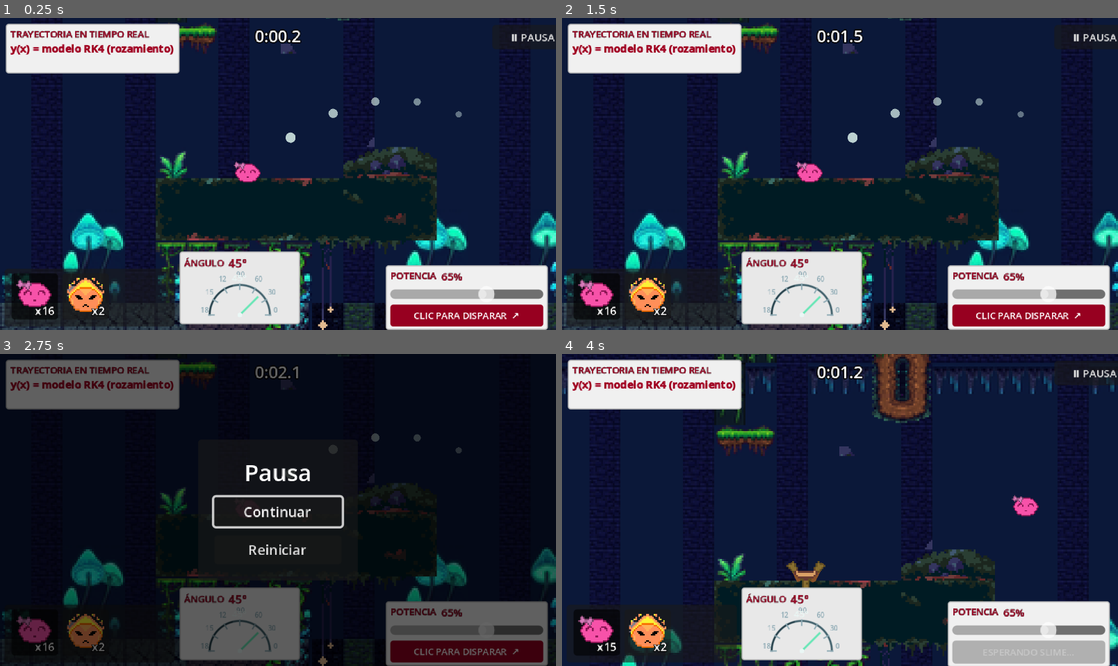
Above: before the commit, frames 1-4 (two rows, left to right).
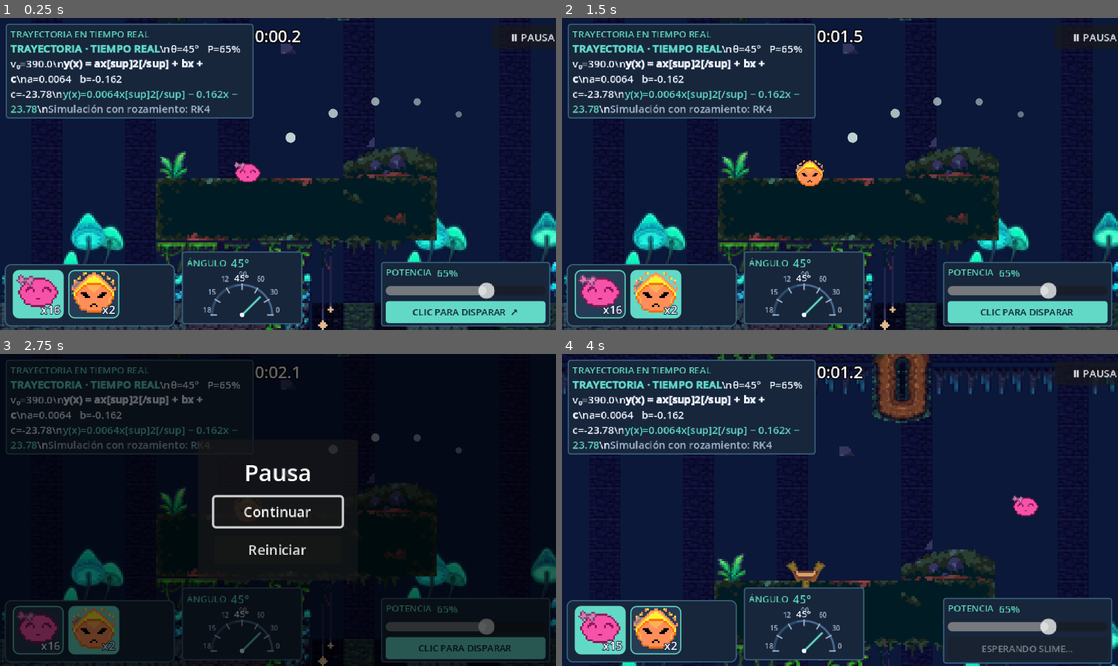
Above: after the commit, the same moments.

Repository: Navarro0k/Slimeterra
Game: Godot game, scene res://Scenes/Levels/jungleLevel.tscn
Same seed, same stepped clock (60 frames per second), same inputs: the game is played once before the commit and once after it.
Inputs:
- Up to frame 1 (0.25 s): no input
- Up to frame 2 (1.5 s): click "x16" at 0.5 s; click "x2" at 1.25 s
- Up to frame 3 (2.75 s): click "Ⅱ PAUSA" at 2 s
- Up to frame 4 (4 s): click "Reiniciar" at 2.75 s; click "CLIC PARA DISPARAR ↗" at 3.5 s

The runs differ from the first frame. In frame 1, 24% of the frame differs, in the area x 0-99%, y 1-100%; in frame 2, 24%; in frame 3, 19%; in frame 4, 25%.

Commit message:
update hud shoot v2

Diff:
--- a/Scenes/UI/SlimeSelectorUI.tscn
+++ b/Scenes/UI/SlimeSelectorUI.tscn
@@ -3,7 +3,7 @@
 [ext_resource type="Script" uid="uid://gfs5t72cfxht" path="res://Scripts/slime_selector_ui.gd" id="1_ui"]
 
 [node name="SlimeSelectorUI" type="CanvasLayer" unique_id=1856473588]
-layer = 10
+layer = 40
 script = ExtResource("1_ui")
 
 [node name="Margen" type="MarginContainer" parent="." unique_id=1486919279]
@@ -13,7 +13,7 @@
 offset_top = -50.0
 offset_right = 155.0
 grow_vertical = 0
-mouse_filter = 2
+mouse_filter = 1
 theme_override_constants/margin_left = 4
 theme_override_constants/margin_top = 3
 theme_override_constants/margin_right = 4
--- a/Scripts/shot_dial.gd
+++ b/Scripts/shot_dial.gd
@@ -11,10 +11,10 @@
 		queue_redraw()
 
 var _dragging := false
-const ACCENT := Color("#65E6B5")
-const RING := Color("#41616C")
-const TEXT_COLOR := Color("#EAF7F5")
-const MUTED := Color("#8EABB5")
+const ACCENT := Color("#62D9C7")
+const RING := Color("#4B6C91")
+const TEXT_COLOR := Color("#F0F6FF")
+const MUTED := Color("#A6B8D0")
 
 func _ready() -> void:
 	custom_minimum_size = Vector2(96, 43)
@@ -45,7 +45,7 @@
 	var centro := Vector2(size.x * 0.5, size.y - 5.0)
 	var radio: float = minf(size.x * 0.43, size.y - 17.0)
 	draw_arc(centro, radio, PI, TAU, 48, RING, 1.5, true)
-	draw_arc(centro, radio, PI, PI + PI * 0.42, 24, Color("#263F49"), 1.0, true)
+	draw_arc(centro, radio, PI, PI + PI * 0.42, 24, Color("#2A4563"), 1.0, true)
 	for grados in range(0, 181, 30):
 		var theta := deg_to_rad(float(grados))
 		var direccion := Vector2(cos(theta), -sin(theta))
--- a/Scripts/shot_hud.gd
+++ b/Scripts/shot_hud.gd
@@ -16,11 +16,11 @@
 var _launch_button: Button
 var _pause_button: Button
 
-const PANEL := Color("#292D32")
-const PANEL_LIGHT := Color("#777777")
-const RED := Color("#A00020")
-const TEXT := Color("#F7F7F7")
-const EDGE := Color("#BDBDBD")
+const PANEL := Color("#17263B")
+const PANEL_LIGHT := Color("#243B55")
+const RED := Color("#62D9C7")
+const TEXT := Color("#F0F6FF")
+const EDGE := Color("#3C6680")
 
 func _ready() -> void:
 	layer = 10
@@ -68,7 +68,7 @@
 	add_child(root)
 
 	# Ecuación siempre visible en una tarjeta pequeña, como en el mockup.
-	var ecuacion_panel := _panel_contenedor(root, "EquationPanel", Vector2(5, 5), Vector2(150, 43), Color("#F0F0F0"))
+	var ecuacion_panel := _panel_contenedor(root, "EquationPanel", Vector2(5, 5), Vector2(214, 82), Color("#17263B"))
 	var ecuacion_col := VBoxContainer.new()
 	ecuacion_col.add_theme_constant_override("separation", 0)
 	ecuacion_panel.add_child(ecuacion_col)
@@ -78,14 +78,14 @@
 	_math_label.fit_content = false
 	_math_label.scroll_active = false
 	_math_label.size_flags_vertical = Control.SIZE_EXPAND_FILL
-	_math_label.custom_minimum_size = Vector2(140, 23)
+	_math_label.custom_minimum_size = Vector2(204, 62)
 	_math_label.add_theme_font_size_override("normal_font_size", 9)
 	_math_label.add_theme_font_size_override("bold_font_size", 9)
-	_math_label.add_theme_color_override("default_color", Color("#202020"))
+	_math_label.add_theme_color_override("default_color", Color("#F0F6FF"))
 	ecuacion_col.add_child(_math_label)
 
 	# Perilla inferior central: el área de interacción permanece compacta.
-	var dial_panel := _panel_contenedor(root, "AnglePanel", Vector2(155, 202), Vector2(104, 63), Color("#E8E8E8"))
+	var dial_panel := _panel_contenedor(root, "AnglePanel", Vector2(157, 202), Vector2(104, 63), Color("#17263B"))
 	var dial_col := VBoxContainer.new()
 	dial_col.add_theme_constant_override("separation", 0)
 	dial_panel.add_child(dial_col)
@@ -101,7 +101,7 @@
 	_angle_dial.angle_changed.connect(_on_angle_changed)
 
 	# Potencia y acción de disparo se integran en una sola tarjeta.
-	var power_panel := _panel_contenedor(root, "PowerPanel", Vector2(333, 214), Vector2(140, 51), Color("#F0F0F0"))
+	var power_panel := _panel_contenedor(root, "PowerPanel", Vector2(329, 211), Vector2(146, 54), Color("#17263B"))
 	var power_col := VBoxContainer.new()
 	power_col.add_theme_constant_override("separation", 1)
 	power_panel.add_child(power_col)
@@ -123,10 +123,10 @@
 	_launch_button.text = "CLIC PARA DISPARAR  ↗"
 	_launch_button.custom_minimum_size = Vector2(130, 19)
 	_launch_button.add_theme_font_size_override("font_size", 8)
-	_launch_button.add_theme_color_override("font_color", Color.WHITE)
-	_launch_button.add_theme_stylebox_override("normal", _button_style(Color("#970020")))
-	_launch_button.add_theme_stylebox_override("hover", _button_style(Color("#C32342")))
-	_launch_button.add_theme_stylebox_override("pressed", _button_style(Color("#650016")))
+	_launch_button.add_theme_color_override("font_color", Color("#102338"))
+	_launch_button.add_theme_stylebox_override("normal", _button_style(Color("#62D9C7")))
+	_launch_button.add_theme_stylebox_override("hover", _button_style(Color("#8AEBDD")))
+	_launch_button.add_theme_stylebox_override("pressed", _button_style(Color("#3CAFA6")))
 	_launch_button.pressed.connect(_on_launch_pressed)
 	power_col.add_child(_launch_button)
 
@@ -158,18 +158,25 @@
 func set_model_values(position_initial: Vector2, velocity_initial: Vector2, gravity: float, damping: float) -> void:
 	if not is_instance_valid(_math_label):
 		return
-	var modelo := ModeloDisparo.ecuacion_parabolica(position_initial, velocity_initial, gravity)
-	var texto := "[color=#A00020][b]y(x) = "
-	if bool(modelo.get("valida", false)) and absf(damping) < 0.00001:
+
+	# La forma parabólica se calcula a partir del estado actual del disparo.
+	# Con rozamiento la simulación es numérica (RK4); se muestra también la
+	# parábola balística ideal, cuyos coeficientes cambian con ángulo y potencia.
+	var modelo: Dictionary = ModeloDisparo.ecuacion_parabolica(position_initial, velocity_initial, gravity)
+	var texto := "[color=#62D9C7][b]TRAYECTORIA · TIEMPO REAL[/b][/color]\\n"
+	texto += "[color=#F0F6FF]θ=%d°   P=%d%%   v₀=%.1f[/color]\\n" % [roundi(angle_degrees), roundi(power_percent), velocity_initial.length()]
+	if bool(modelo.get("valida", false)):
 		var a: float = float(modelo["a"])
 		var b: float = float(modelo["b"])
 		var c: float = float(modelo["c"])
-		texto += "%.3fx[sup]2[/sup] %s %.3fx %s %.2f" % [a, "+" if b >= 0.0 else "−", absf(b), "+" if c >= 0.0 else "−", absf(c)]
-	elif absf(velocity_initial.x) < 0.0001:
-		texto += "x = %.1f (vertical)" % position_initial.x
+		texto += "[b]y(x) = ax[sup]2[/sup] + bx + c[/b]\\n"
+		texto += "a=%.4f   b=%.3f   c=%.2f\\n" % [a, b, c]
+		texto += "[color=#62D9C7]y(x)=%.4fx[sup]2[/sup] %s %.3fx %s %.2f[/color]" % [a, "+" if b >= 0.0 else "−", absf(b), "+" if c >= 0.0 else "−", absf(c)]
 	else:
-		texto += "modelo RK4 (rozamiento)"
-	texto += "[/b][/color]"
+		texto += "[b]Tiro casi vertical[/b]\\n"
+		texto += "x(t)=%.2f + %.2ft\\n" % [position_initial.x, velocity_initial.x]
+		texto += "y(t)=%.2f %s %.2ft + %.2ft[sup]2[/sup]" % [position_initial.y, "+" if velocity_initial.y >= 0.0 else "−", absf(velocity_initial.y), gravity * 0.5]
+	texto += "\\n[color=#A6B8D0]%s[/color]" % ("Simulación con rozamiento: RK4" if damping > 0.00001 else "Modelo balístico parabólico")
 	_math_label.text = texto
 
 func _actualizar_lecturas() -> void:
--- a/Scripts/slime_selector_ui.gd
+++ b/Scripts/slime_selector_ui.gd
@@ -6,13 +6,26 @@
 ## El jugador eligió el tipo en la posición `indice` del inventario.
 signal slime_elegido(indice: int)
 
-@export var tamano_slot: Vector2 = Vector2(40, 40)
+@export var tamano_slot: Vector2 = Vector2(44, 42)
 @export var tamano_fuente: int = 10
 
 @onready var _slots_box: HBoxContainer = %Slots
 
 ## Un diccionario por slot: { "boton": Button, "cantidad": Label }
 var _slots: Array[Dictionary] = []
+
+func _ready() -> void:
+	# El selector se dibuja por encima de los HUD creados dinámicamente.
+	layer = 40
+	follow_viewport_enabled = false
+	var panel := get_node_or_null("Margen/Panel") as PanelContainer
+	if panel:
+		var estilo := StyleBoxFlat.new()
+		estilo.bg_color = Color("#17263B")
+		estilo.border_color = Color("#3C6680")
+		estilo.set_border_width_all(1)
+		estilo.set_corner_radius_all(5)
+		panel.add_theme_stylebox_override("panel", estilo)
 
 ## Construye un slot por cada tipo del diccionario { SlimeCatalogo.Tipo: cantidad }
 ## (mismo orden que la resortera).
@@ -46,6 +59,15 @@
 	boton.toggle_mode = true
 	boton.custom_minimum_size = tamano_slot
 	boton.focus_mode = Control.FOCUS_NONE # Evita que Espacio/Enter lo activen.
+	boton.mouse_filter = Control.MOUSE_FILTER_STOP
+	boton.z_index = 5
+	boton.add_theme_color_override("font_color", Color("#EAF4FF"))
+	boton.add_theme_color_override("font_hover_color", Color("#FFFFFF"))
+	boton.add_theme_color_override("font_pressed_color", Color("#102338"))
+	boton.add_theme_stylebox_override("normal", _slot_style(Color("#263B55")))
+	boton.add_theme_stylebox_override("hover", _slot_style(Color("#365978")))
+	boton.add_theme_stylebox_override("pressed", _slot_style(Color("#62D9C7")))
+	boton.add_theme_stylebox_override("focus", _slot_style(Color("#62D9C7")))
 	boton.icon = SlimeCatalogo.icono(tipo)
 	boton.expand_icon = true
 	boton.icon_alignment = HORIZONTAL_ALIGNMENT_CENTER
@@ -60,7 +82,8 @@
 	etiqueta.vertical_alignment = VERTICAL_ALIGNMENT_BOTTOM
 	etiqueta.mouse_filter = Control.MOUSE_FILTER_IGNORE
 	etiqueta.add_theme_font_size_override("font_size", tamano_fuente)
-	etiqueta.add_theme_color_override("font_outline_color", Color.BLACK)
+	etiqueta.add_theme_color_override("font_color", Color("#F2F7FF"))
+	etiqueta.add_theme_color_override("font_outline_color", Color("#142338"))
 	etiqueta.add_theme_constant_override("outline_size", 3)
 	boton.add_child(etiqueta)
 
@@ -68,5 +91,18 @@
 	_slots.append({"boton": boton, "cantidad": etiqueta})
 
 
+func _slot_style(color: Color) -> StyleBoxFlat:
+	var estilo := StyleBoxFlat.new()
+	estilo.bg_color = color
+	estilo.border_color = Color("#62D9C7")
+	estilo.set_border_width_all(1)
+	estilo.set_corner_radius_all(5)
+	estilo.content_margin_left = 2
+	estilo.content_margin_right = 2
+	estilo.content_margin_top = 2
+	estilo.content_margin_bottom = 2
+	return estilo
+
 func _on_slot_pressed(indice: int) -> void:
+	# Confirmar selección en UI inmediatamente; la resortera devuelve el estado real.
 	slime_elegido.emit(indice)
